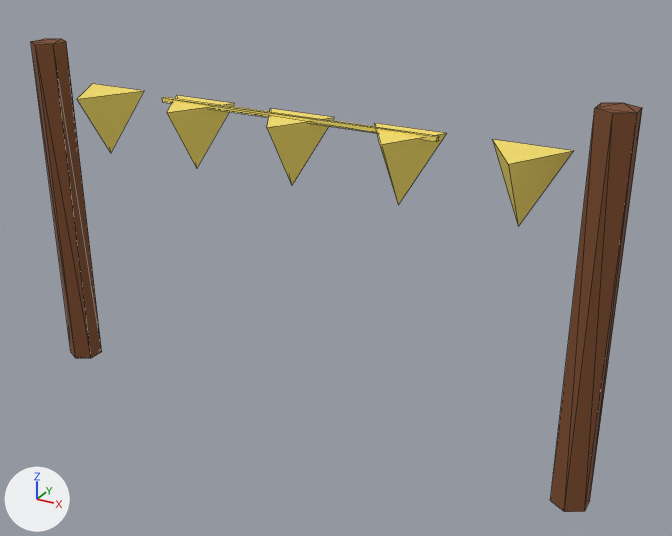
A saved change to the glTF model assets/props/lantern.glb.
Before and after are seen from a 50 mm camera at (1.206, -1.956, 1.474) aimed at (0.119, 0.019, 0.486). Lighting does not change. The marker at lower left points along +X, +Y and +Z. The older version comes first. Mesh edges are drawn as thin lines. Vertices at exactly the same position are counted once.

Before the edit, the objects in view are built like this:
```python
me_cone = bpy.data.meshes.new('Cone')
me_cone.from_pydata(...)  # 52 vertices, 72 faces; spans x -0.84..0.84, y -0.11..0.05, z 0.0..1.0
# faces by material slot: [20, 40, 12]
me_cone.materials.append(mat_flag)  # yellow #f7e06a
me_cone.materials.append(mat_pole)  # brown #7a4a2a
me_cone.materials.append(mat_line)  # yellow #f7e06a
ob_cone = bpy.data.objects.new('Cone', me_cone)
ob_cone.location = (0.0, 0.0, 0.0)
```
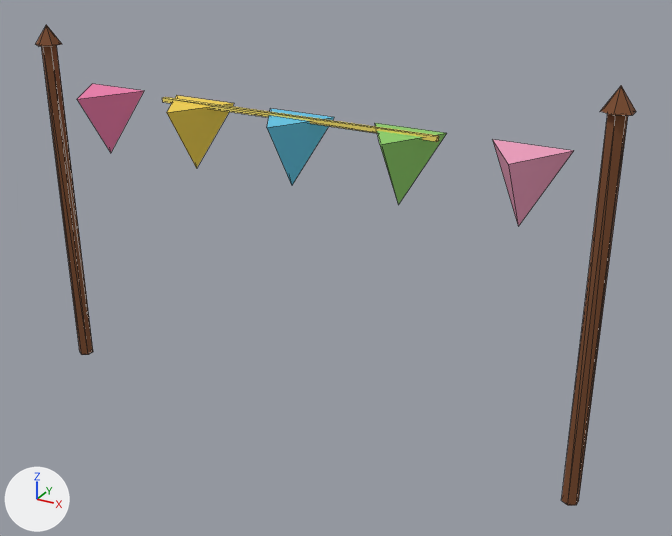
The change, as a diff of the scene's bpy script:
```diff
--- a/assets/props/lantern.glb.py
+++ b/assets/props/lantern.glb.py
@@ mat_flag3 @@
+mat_flag3 = principled_material('flag3')
+mat_flag3.base_color = (0.275, 0.638, 0.144)  # green #8fd16a
+mat_flag3.roughness = 0.9
@@ mat_flag1 @@
+mat_flag1 = principled_material('flag1')
+mat_flag1.base_color = (0.913, 0.651, 0.0762)  # yellow #f5d34e
+mat_flag1.roughness = 0.9
@@ mat_flag4 @@
+mat_flag4 = principled_material('flag4')
+mat_flag4.base_color = (0.888, 0.352, 0.527)  # pink #f2a0c0
+mat_flag4.roughness = 0.9
@@ mat_flag2 @@
+mat_flag2 = principled_material('flag2')
+mat_flag2.base_color = (0.125, 0.571, 0.807)  # cyan #63c7e8
+mat_flag2.roughness = 0.9
@@ mat_flag0 @@
+mat_flag0 = principled_material('flag0')
+mat_flag0.base_color = (0.871, 0.212, 0.423)  # pink #f07fae
+mat_flag0.roughness = 0.9
@@ me_cone @@
 # used by ob_cone; location = (0.0, 0.0, 0.0)
-me_cone.from_pydata(...)  # 52 vertices, 72 faces; spans x -0.84..0.84, y -0.11..0.05, z 0.0..1.0
+me_cone.from_pydata(...)  # 66 vertices, 92 faces; spans x -0.83..0.83, y -0.11..0.05, z 0.0..1.05
+# me_cone part 1: a new loose piece, a 6-sided cone pointing to +z spanning x -0.833..-0.767, y -0.038..0.038, z 0.993..1.048, in mat_pole (brown #7a4a2a)
+# me_cone part 2: a new loose piece, a 6-sided cylinder along z spanning x -0.819..-0.781, y -0.022..0.022, z 0.0..1.0, in mat_pole (brown #7a4a2a)
+# me_cone part 3: a new loose piece, a 6-sided cylinder along z spanning x 0.781..0.819, y -0.022..0.022, z 0.0..1.0, in mat_pole (brown #7a4a2a)
+# me_cone part 4: a new loose piece, a 6-sided cone pointing to +z spanning x 0.767..0.833, y -0.038..0.038, z 0.993..1.048, in mat_pole (brown #7a4a2a)
+# me_cone part 5: the loose piece of 12 vertices spanning x 0.76..0.84, y -0.05..0.05, z 0.0..1.0 is deleted
+# me_cone part 6: the loose piece of 12 vertices spanning x -0.84..-0.76, y -0.05..0.05, z 0.0..1.0 is deleted
+# me_cone part 7: 4 faces spanning x -0.7..-0.51, y -0.11..0.05, z 0.7..0.88 switch from mat_flag (yellow #f7e06a) to mat_flag0 (pink #f07fae)
+# me_cone part 8: 4 faces spanning x -0.4..-0.21, y -0.11..0.05, z 0.7..0.88 switch from mat_flag (yellow #f7e06a) to mat_flag1 (yellow #f5d34e)
+# me_cone part 9: 4 faces spanning x -0.1..0.1, y -0.11..0.05, z 0.7..0.88 switch from mat_flag (yellow #f7e06a) to mat_flag2 (cyan #63c7e8)
+# me_cone part 10: 4 faces spanning x 0.21..0.4, y -0.11..0.05, z 0.7..0.88 switch from mat_flag (yellow #f7e06a) to mat_flag3 (green #8fd16a)
+# me_cone part 11: 4 faces spanning x 0.51..0.7, y -0.11..0.05, z 0.7..0.88 switch from mat_flag (yellow #f7e06a) to mat_flag4 (pink #f2a0c0)
 me_cone.materials.append(mat_pole)
```

Boxes [x1, y1, x2, y2] around the edits, measured in the pictures (672 x 536 px):
'Cone', reshaped
    before: [31, 39, 642, 512]
    after: [36, 25, 636, 506]
part 1 of me_cone, added
    after: [36, 25, 62, 46]
part 2 of me_cone, added (brown)
    after: [41, 45, 93, 355]
part 3 of me_cone, added (brown)
    after: [561, 114, 628, 506]
part 4 of me_cone, added (brown)
    after: [600, 85, 636, 115]
part 5 of me_cone, deleted (brown)
    before: [550, 103, 642, 512]
part 6 of me_cone, deleted (brown)
    before: [31, 39, 102, 359]
part 7 of me_cone, recoloured
    both: [77, 84, 144, 153]
part 8 of me_cone, recoloured
    both: [167, 95, 234, 167]
part 9 of me_cone, recoloured (yellow to cyan)
    both: [267, 108, 334, 185]
part 10 of me_cone, recoloured (yellow to green)
    both: [375, 123, 447, 205]
part 11 of me_cone, recoloured
    both: [493, 139, 573, 226]
